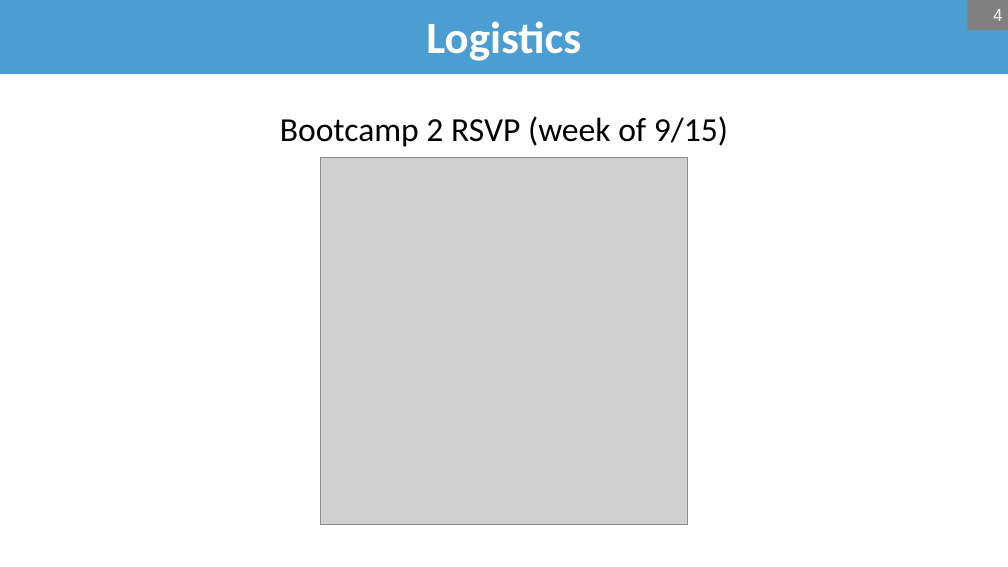
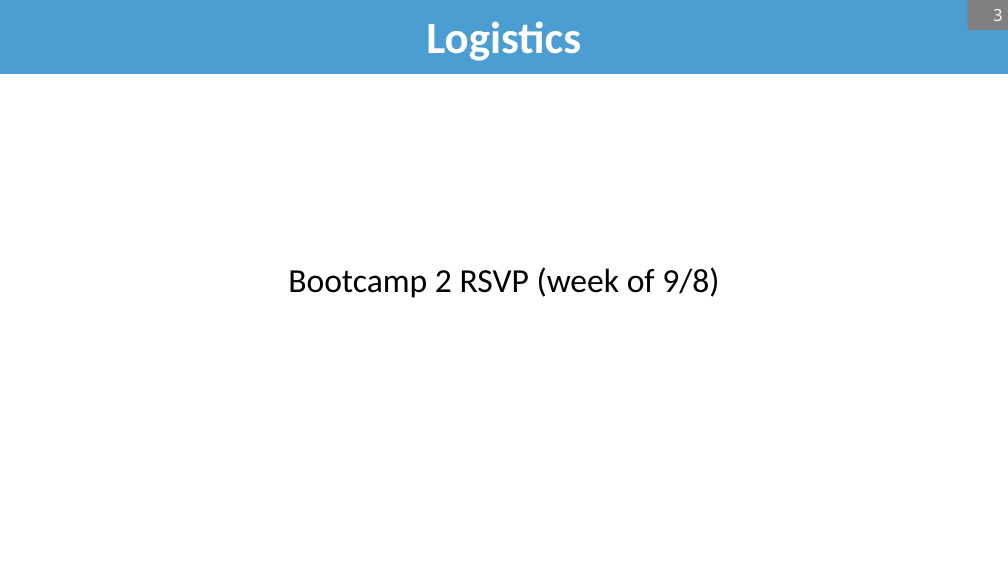
Before and after one commit to bsb20/bsb20.github.io, a slide deck: slide 3 of docs/421_f26/lectures/L3.pptx (slide 4 before the commit). Drawn at 1008x567 pixels with LibreOffice and Linux fonts; fonts in the diff are those of the drawing; grey boxes stand for pictures; background and template pictures are left out. Boxes give left, top, right and bottom in pixels: in the first picture for what was removed or moved away, otherwise in the second. Text is boxed around its words. In the diff, an @@ line names an element or a change of style, - is before the commit and + after.

```diff
--- a/docs/421_f26/lectures/L3.pptx
+++ b/docs/421_f26/lectures/L3.pptx
@@ page number at (x1=993, y1=9, x2=1003, y2=21): text changed @@
-4
+3
@@ picture removed at (x1=321, y1=157, x2=688, y2=525) @@
@@ text at (x1=288, y1=267, x2=719, y2=298): text changed @@
-Bootcamp 2 RSVP (week of 9/15)
+Bootcamp 2 RSVP (week of 9/8)
```
Also in this commit, not shown: 5 other slides changed, 1 slide added, 1 slide removed, 1 other file.
